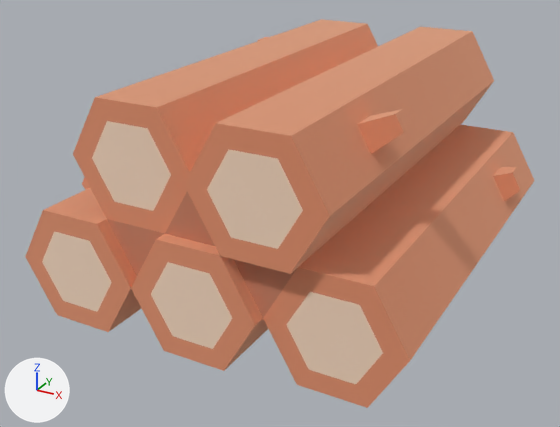
Two versions of the glTF model public/models/nf2/nature/log_stackLarge.glb, one commit apart.
Rendered twice from a 50 mm lens placed at (0.537, -1.084, 0.564), pointed at (-0.031, -0.051, 0.047). Lighting does not change. The marker at lower left points along +X, +Y and +Z. The older version comes first. Where no turn or scale is listed for an object, it has been applied to the vertices.

Objects in the first picture: 'log_stackLarge'.
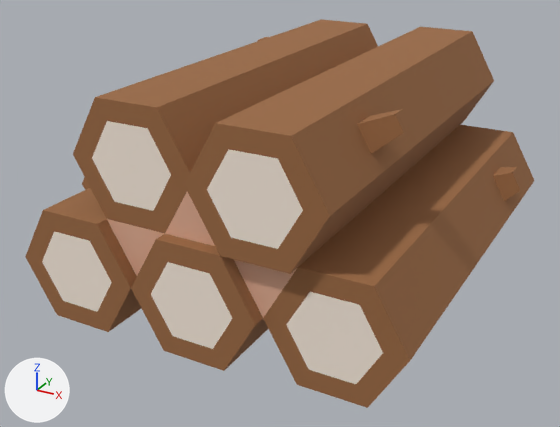
Location of each change, (x1, y1, x2, y2) in pixels of the pictures (560 x 427 px):
'log_stackLarge', recoloured, surface changed (beige to brown): (25, 19, 535, 408) in both

Diff of the bpy script that builds the scene:
```diff
--- a/public/models/nf2/nature/log_stackLarge.glb.py
+++ b/public/models/nf2/nature/log_stackLarge.glb.py
@@ mat_woodbark @@
 mat_woodbark = principled_material('woodBark')
-mat_woodbark.base_color = (0.886, 0.514, 0.341)  # beige #f2be9e
-mat_woodbark.metallic = 1.0
-mat_woodbark.roughness = 1.0
+mat_woodbark.base_color = (0.332, 0.144, 0.0545)  # brown #9c6a42
+mat_woodbark.roughness = 0.9
@@ mat_woodinner @@
 mat_woodinner.base_color = (0.961, 0.843, 0.733)  # pale yellow #fbedde
-mat_woodinner.metallic = 1.0
-mat_woodinner.roughness = 1.0
+mat_woodinner.roughness = 0.9
@@ mat_wooddark @@
 mat_wooddark.base_color = (0.769, 0.427, 0.294)  # beige #e3af94
-mat_wooddark.metallic = 1.0
 mat_wooddark.roughness = 1.0
@@ ob_tmpparent @@
-ob_tmpparent = bpy.data.objects.new('tmpParent', None)
-ob_tmpparent.location = (0.0, 0.0, 0.0)
```
